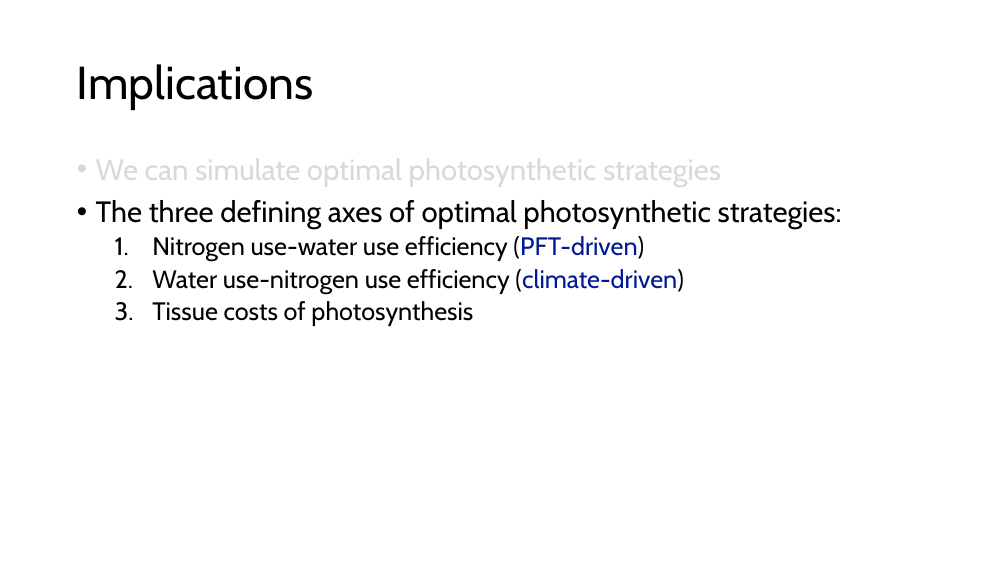
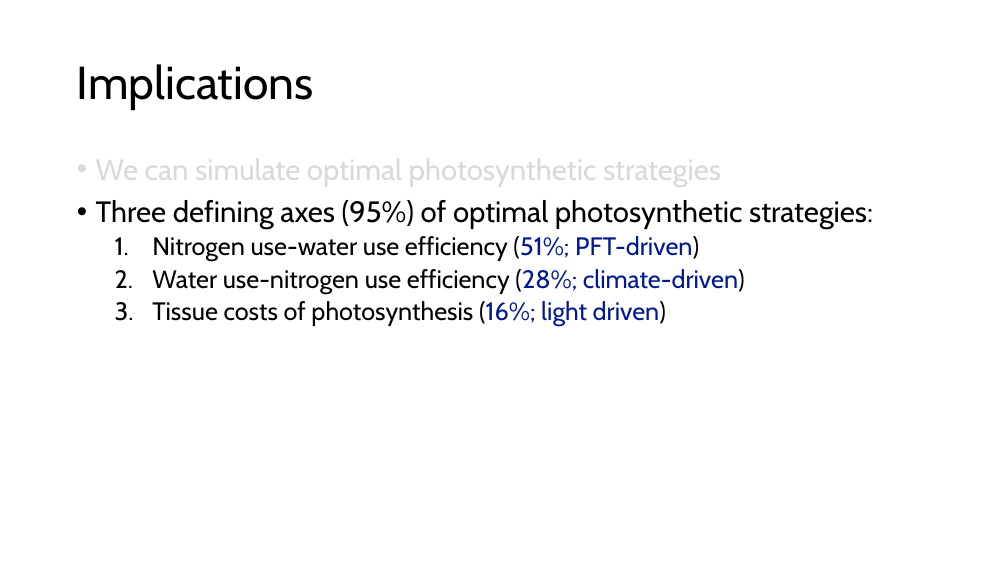
Before and after one commit to SmithEcophysLab/esa_2026, a slide deck: slide 36 of src/esa2026_optphoto_smith.pptx (slide 33 before the commit). Drawn at 1008x567 pixels with LibreOffice and Linux fonts; fonts in the diff are those of the drawing. Boxes give left, top, right and bottom in pixels: in the first picture for what was removed or moved away, otherwise in the second. Text is boxed around its words. In the diff, an @@ line names an element or a change of style, - is before the commit and + after.

```diff
--- a/src/esa2026_optphoto_smith.pptx
+++ b/src/esa2026_optphoto_smith.pptx
@@ text at [96,200,873,326]: text changed @@
-• The three defining axes of optimal photosynthetic strategies:
-  1. Nitrogen use-water use efficiency (PFT-driven)
-  2. Water use-nitrogen use efficiency (climate-driven)
-  3. Tissue costs of photosynthesis
+• Three defining axes (95%) of optimal photosynthetic strategies:
+  1. Nitrogen use-water use efficiency (51%; PFT-driven)
+  2. Water use-nitrogen use efficiency (28%; climate-driven)
+  3. Tissue costs of photosynthesis (16%; light driven)
```
Also in this commit, not shown: 5 other slides changed, 3 slides added, 1 other file.
